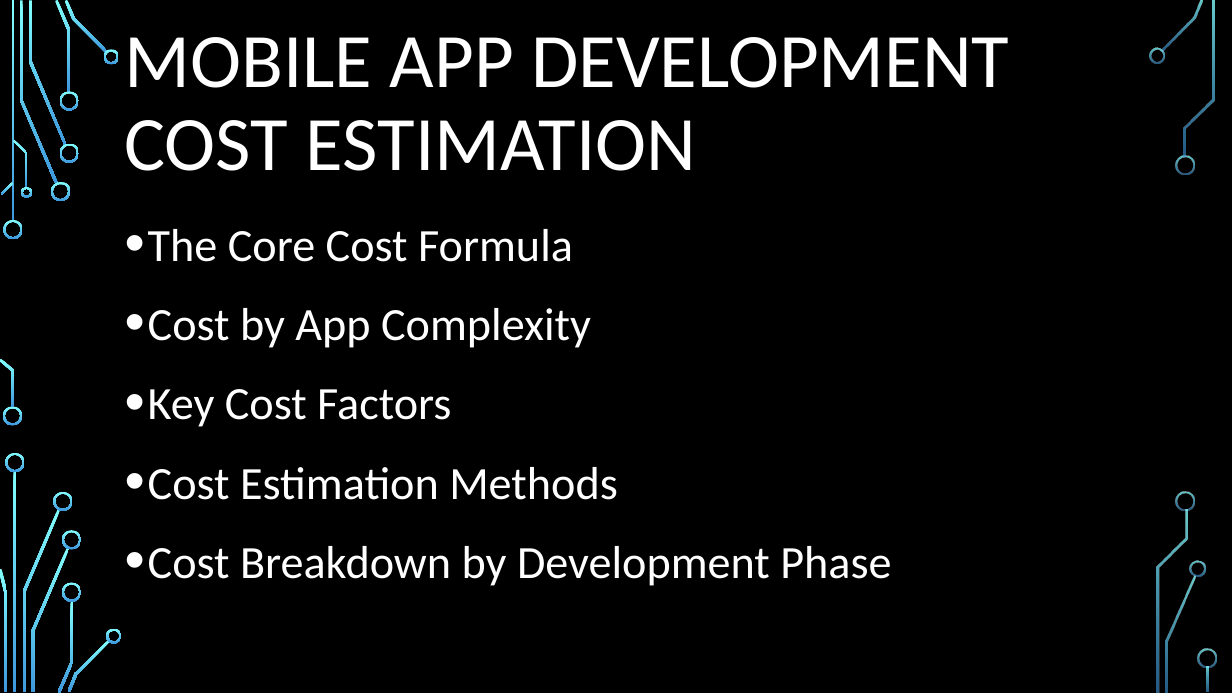
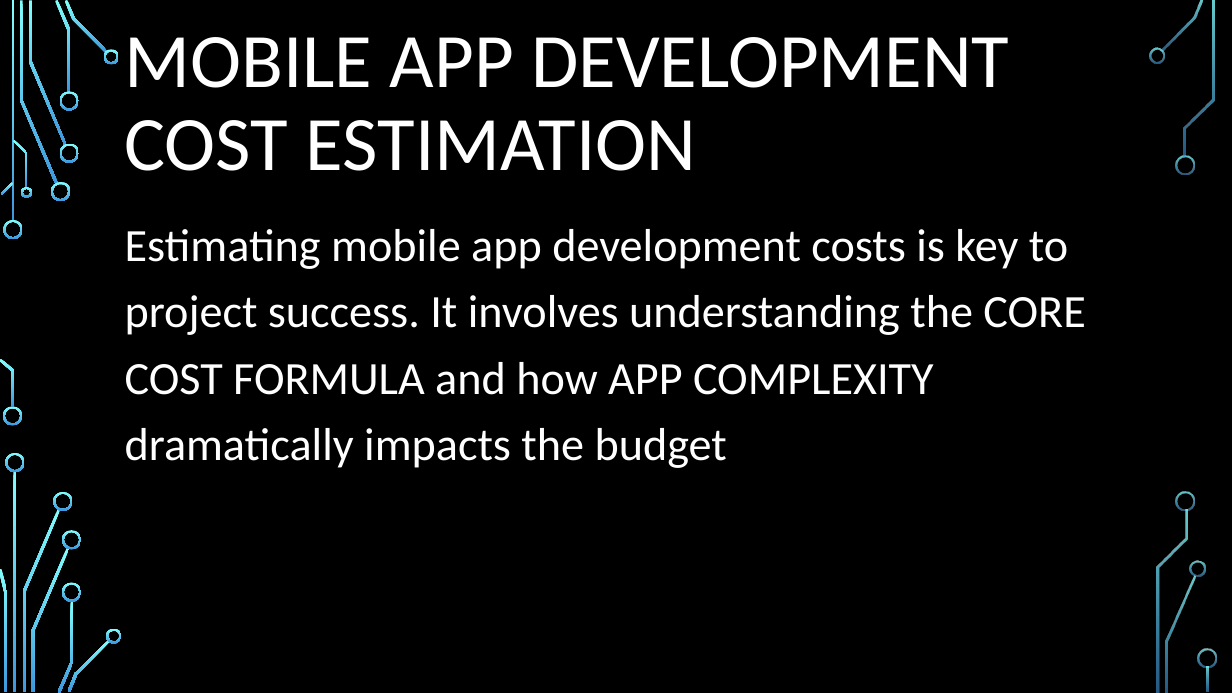
Before and after one commit to Kelben-ui/Group-15, a slide deck: slide 20 of Task 1/TASK 1 PowerPoint.pptx (slide 25 before the commit). Drawn at 1232x693 pixels with LibreOffice and Linux fonts; fonts in the diff are those of the drawing; background and template pictures are left out. Boxes give left, top, right and bottom in pixels: in the first picture for what was removed or moved away, otherwise in the second. Text is boxed around its words. In the diff, an @@ line names an element or a change of style, - is before the commit and + after.

```diff
--- a/Task 1/TASK 1 PowerPoint.pptx
+++ b/Task 1/TASK 1 PowerPoint.pptx
@@ text at (x1=125, y1=229, x2=1085, y2=468): text changed @@
-• The Core Cost Formula
-• Cost by App Complexity
-• Key Cost Factors
-• Cost Estimation Methods
-• Cost Breakdown by Development Phase
+Estimating mobile app development costs is key to project success. It involves understanding the CORE COST FORMULA and how APP COMPLEXITY dramatically impacts the budget
```
Also in this commit, not shown: 7 other slides changed, 2 slides added, 7 slides removed, 1 other file.
